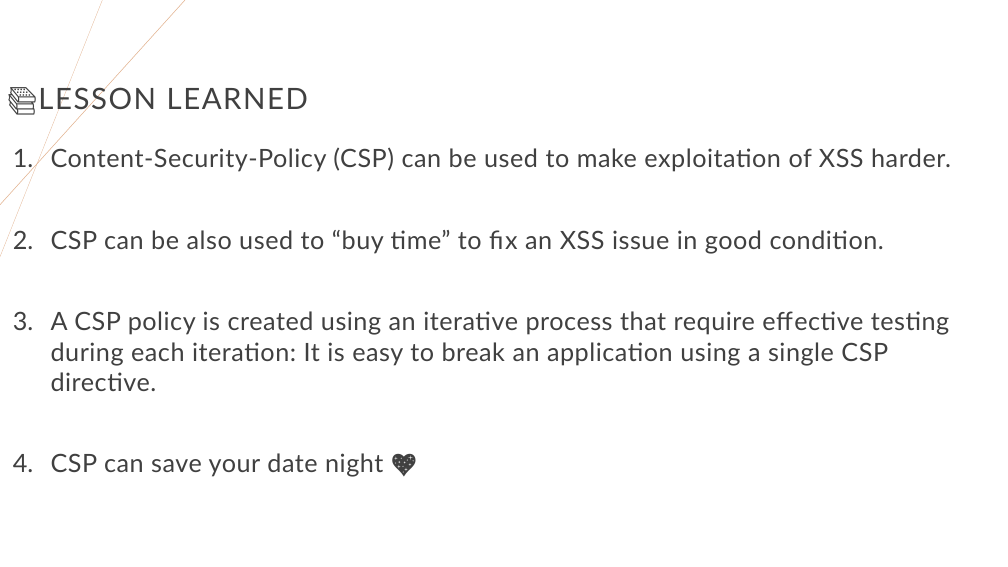
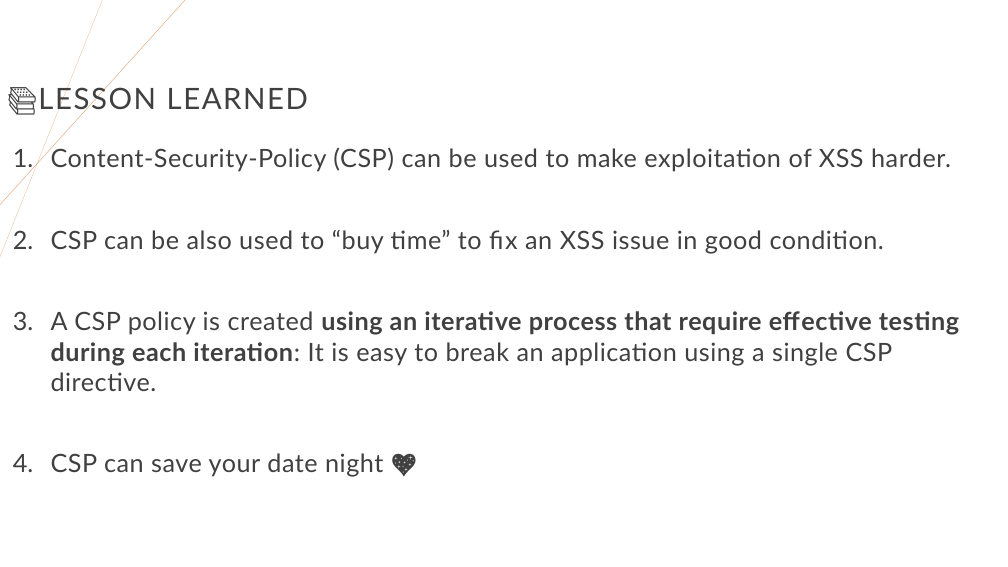
Before and after one commit to righettod/voxxeddays-lux-2024, a slide deck: slide 47 of presentation.pptx (slide 46 before the commit). Drawn at 1008x567 pixels with LibreOffice and Linux fonts; fonts in the diff are those of the drawing. Boxes give left, top, right and bottom in pixels: in the first picture for what was removed or moved away, otherwise in the second. Text is boxed around its words. In the diff, an @@ line names an element or a change of style, - is before the commit and + after.

```diff
--- a/presentation.pptx
+++ b/presentation.pptx
@@ text at <box>51,311,959,391</box>: bold on in "using an iterative process that require effective ..." @@
```
Also in this commit, not shown: 19 other slides changed, 1 slide added.
